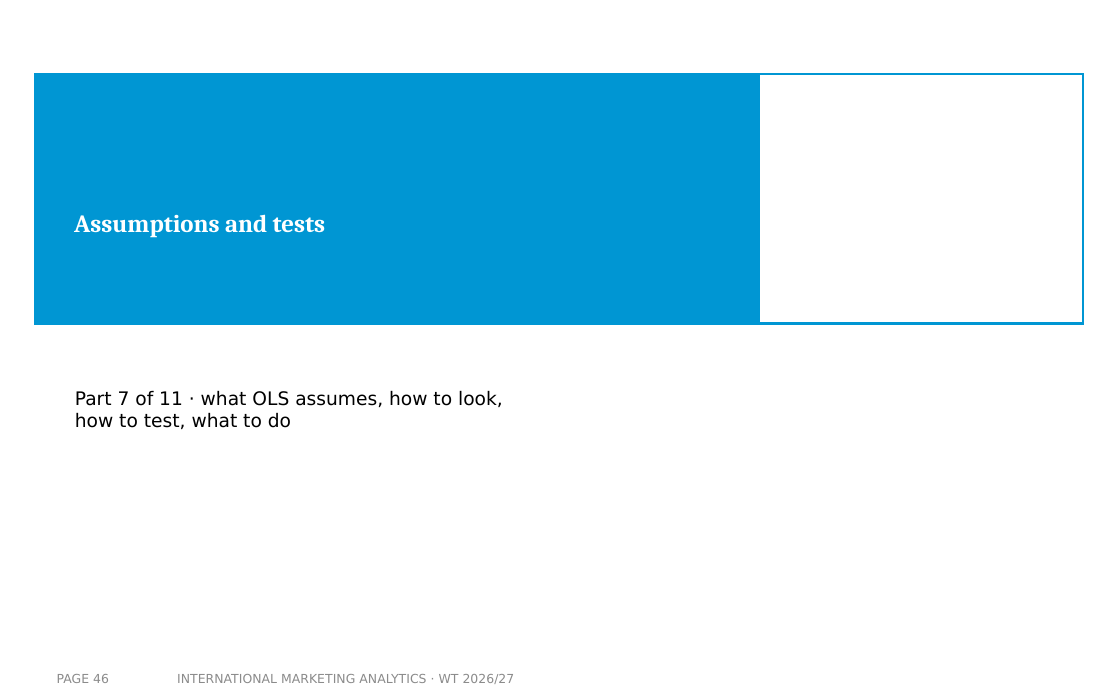
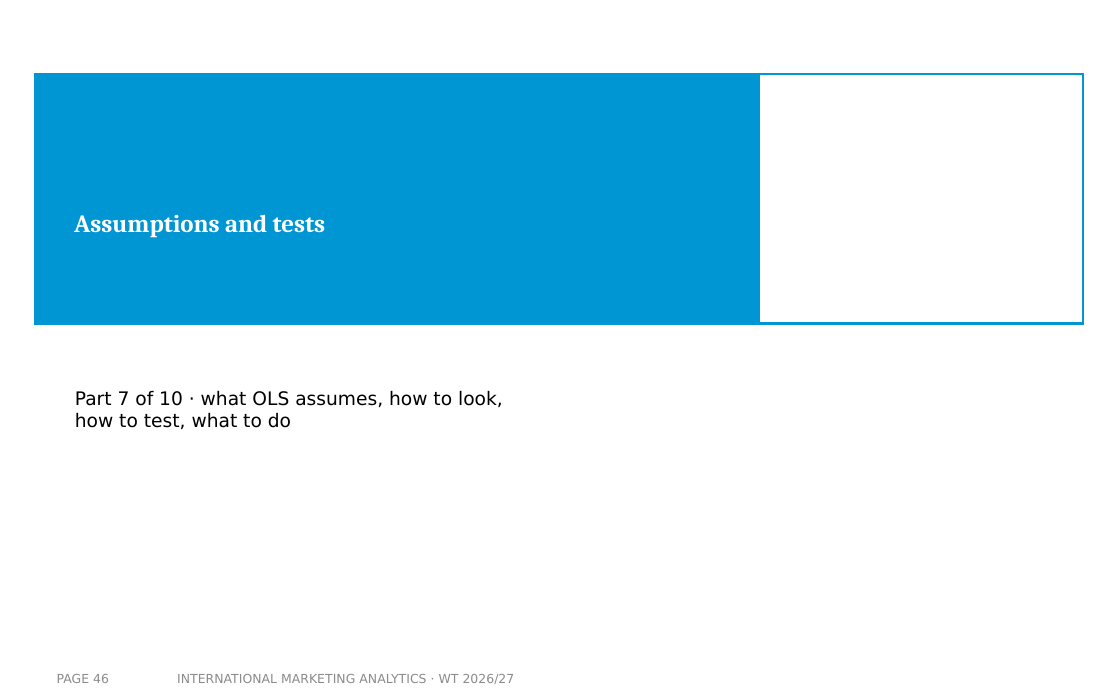
Before and after one commit to arnefloh-wu/international-marketing-analytics-teaching, a slide deck: slide 46 of slides/01b_statistics-and-regression_WT26-27.pptx. Drawn at 1120x700 pixels with LibreOffice and Linux fonts; fonts in the diff are those of the drawing; background and template pictures are left out. Boxes give left, top, right and bottom in pixels: in the first picture for what was removed or moved away, otherwise in the second. Text is boxed around its words. In the diff, an @@ line names an element or a change of style, - is before the commit and + after.

```diff
--- a/slides/01b_statistics-and-regression_WT26-27.pptx
+++ b/slides/01b_statistics-and-regression_WT26-27.pptx
@@ text at <box>75,390,503,429</box>: text changed @@
-Part 7 of 11 · what OLS assumes, how to look, how to test, what to do
+Part 7 of 10 · what OLS assumes, how to look, how to test, what to do
```
Also in this commit, not shown: 15 other slides changed, 2 slides added, 3 slides removed, 5 other files.
